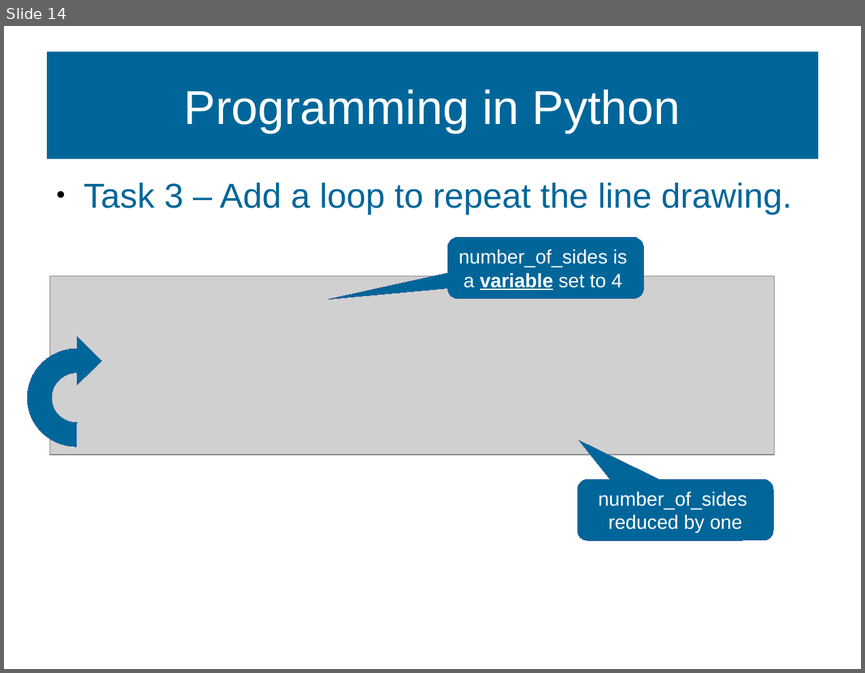
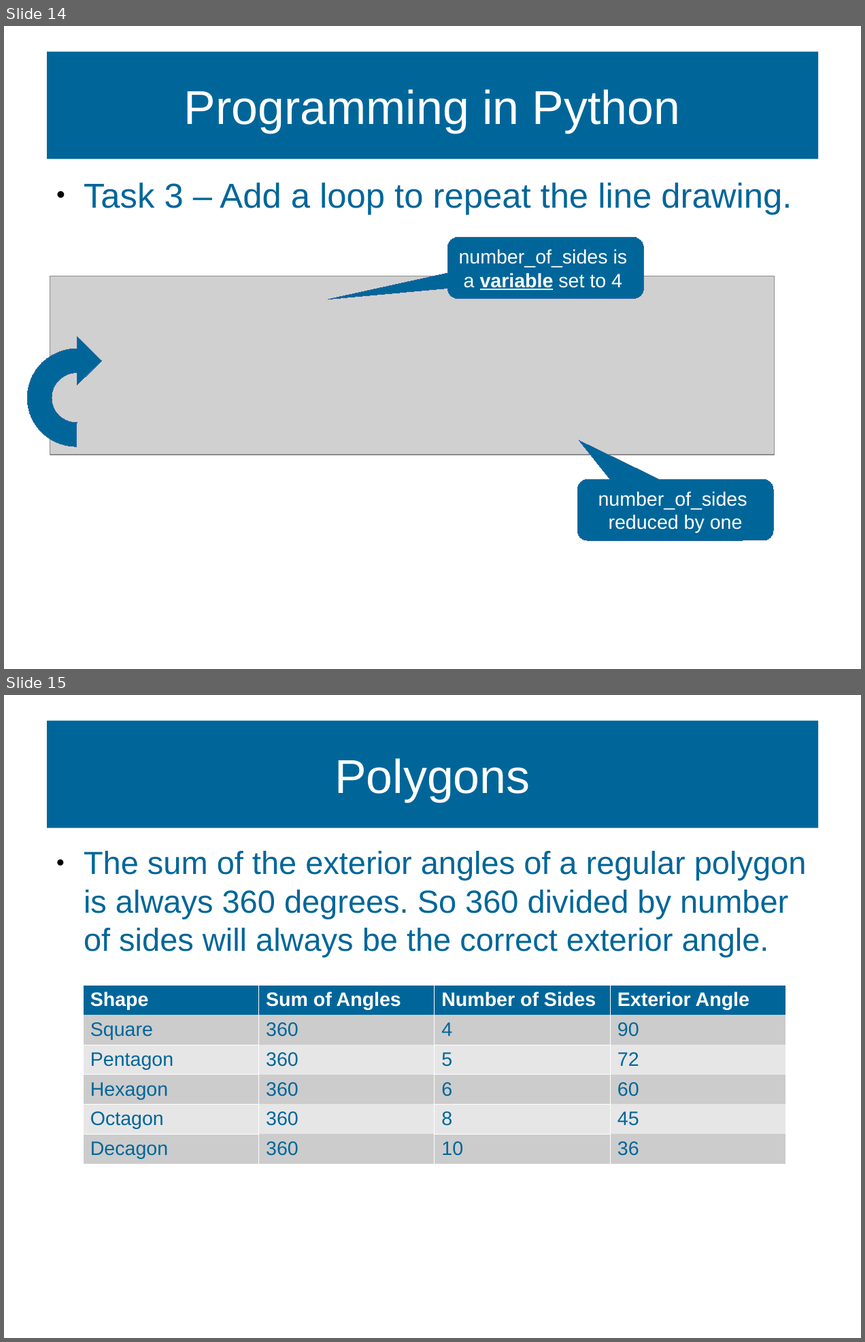
Before and after one commit to MarkGadsby/TeachingNotes, a slide deck: GeneralTextFiles/Markdown_BSC_Notes/Slides_HoneyCombe.odp. Shown one above the other, each under a label of ours: slide 14 before the commit, slides 14 and 15 after it. The pictures are 865x673 and 865x1342 pixels, drawn with LibreOffice and Linux fonts; fonts in the diff are those of the drawing; grey boxes stand for pictures; background and template pictures are left out. Boxes give left, top, right and bottom in pixels: in the first picture for what was removed or moved away, otherwise in the second. Text is boxed around its words. In the diff, an @@ line names an element or a change of style, - is before the commit and + after.

```diff
--- a/GeneralTextFiles/Markdown_BSC_Notes/Slides_HoneyCombe.odp
+++ b/GeneralTextFiles/Markdown_BSC_Notes/Slides_HoneyCombe.odp
@@ slide 15 added at box(4, 695, 861, 1338), background #FFFFFF @@
@@ title added at box(47, 721, 818, 828), fill #006699, 44 pt, text #FFFFFF @@
+Polygons
@@ text added at box(84, 851, 806, 957), 29.6 pt, text #006699 @@
+● The sum of the exterior angles of a regular polygon is always 360 degrees. So 360 divided by number of sides will always be the correct exterior angle.
@@ table added at box(82, 985, 785, 1164), 6 rows, 4 columns @@
+Shape | Sum of Angles | Number of Sides | Exterior Angle
+Square | 360 | 4 | 90
+Pentagon | 360 | 5 | 72
+Hexagon | 360 | 6 | 60
+Octagon | 360 | 8 | 45
+Decagon | 360 | 10 | 36
```
Also in this commit, not shown: 2 slides changed, 4 other files.
